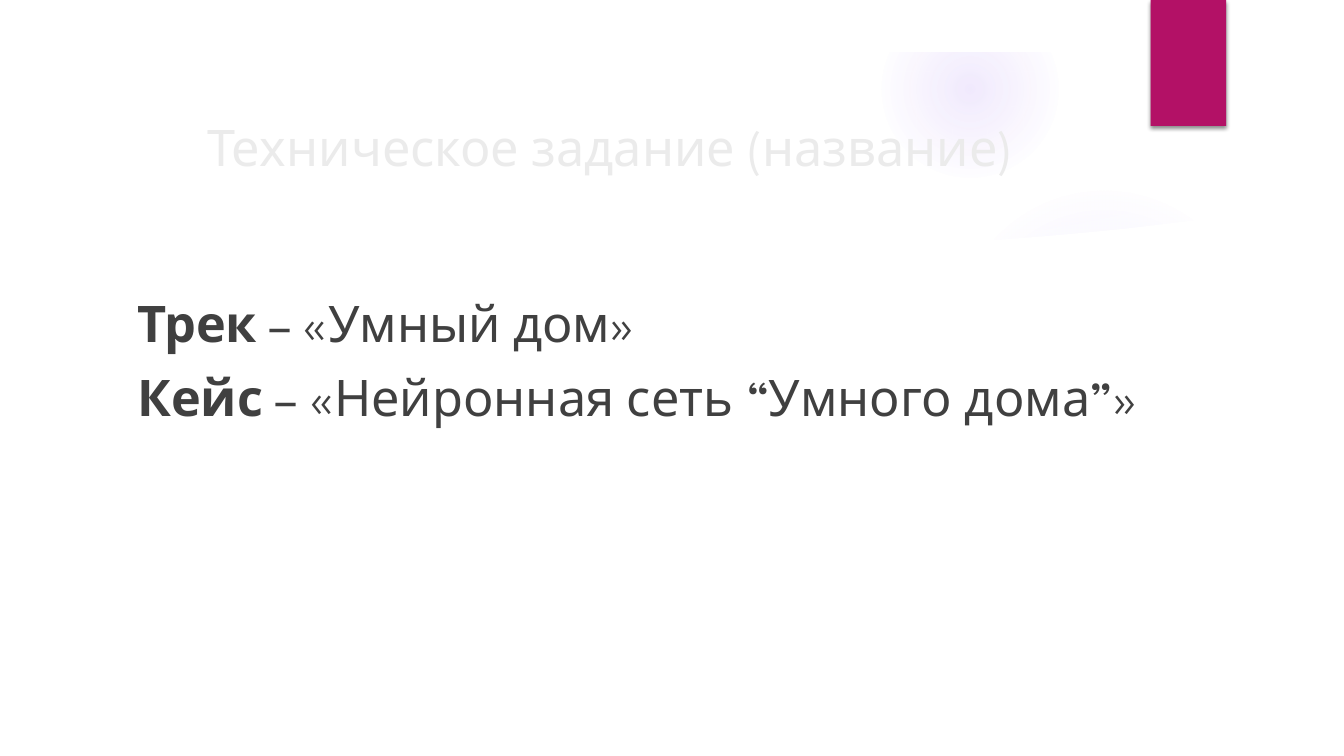
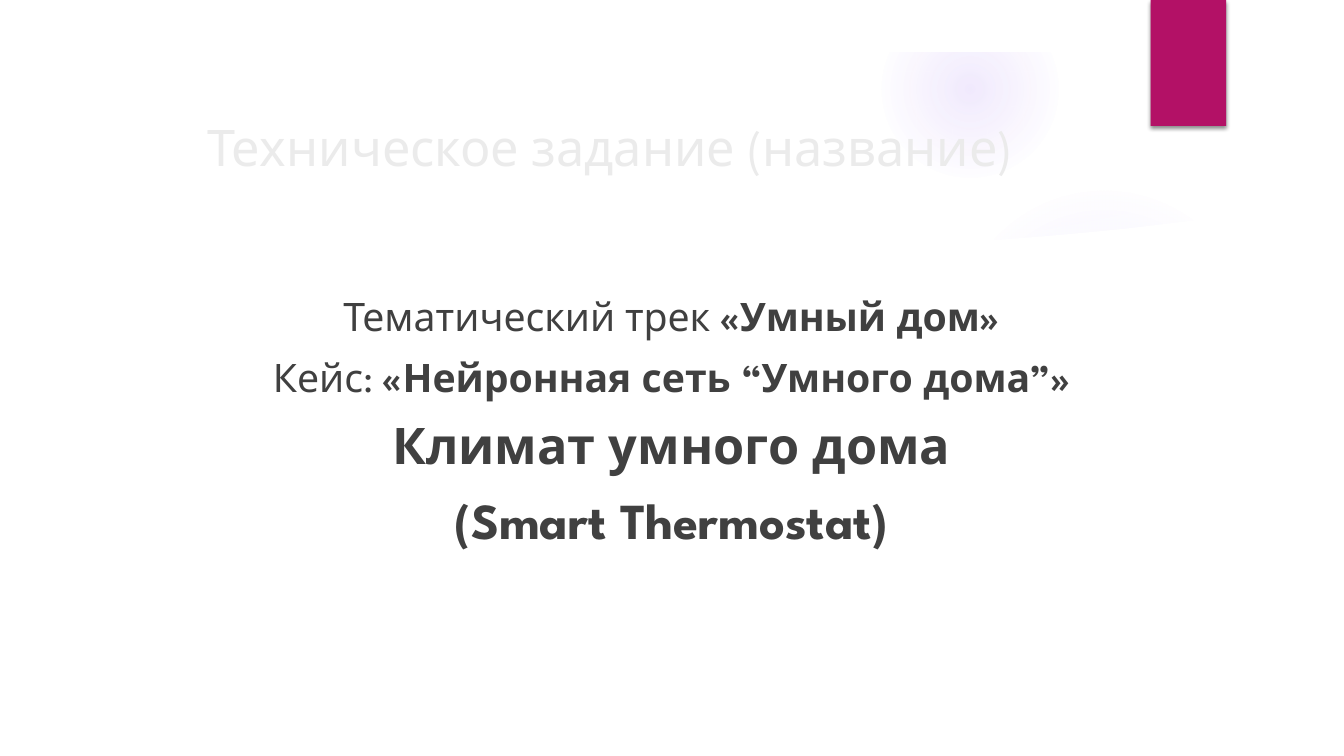
Before and after one commit to Corvin71/neuro-hack, a slide deck: slide 3 of present.pptx. Drawn at 1344x756 pixels with LibreOffice and Linux fonts; fonts in the diff are those of the drawing; background and template pictures are left out. Boxes give left, top, right and bottom in pixels: in the first picture for what was removed or moved away, otherwise in the second. Text is boxed around its words. In the diff, an @@ line names an element or a change of style, - is before the commit and + after.

```diff
--- a/present.pptx
+++ b/present.pptx
@@ text at [273, 300, 1070, 550]: text changed; size 36 to 28 pt; bold on @@
-Трек – «Умный дом»
-Кейс – «Нейронная сеть “Умного дома”»
+Тематический трек «Умный дом»
+Кейс: «Нейронная сеть “Умного дома”»
+Климат умного дома
+(Smart Thermostat)
```
Also in this commit, not shown: 7 other slides changed, 4 slides added, 1 slide removed.
